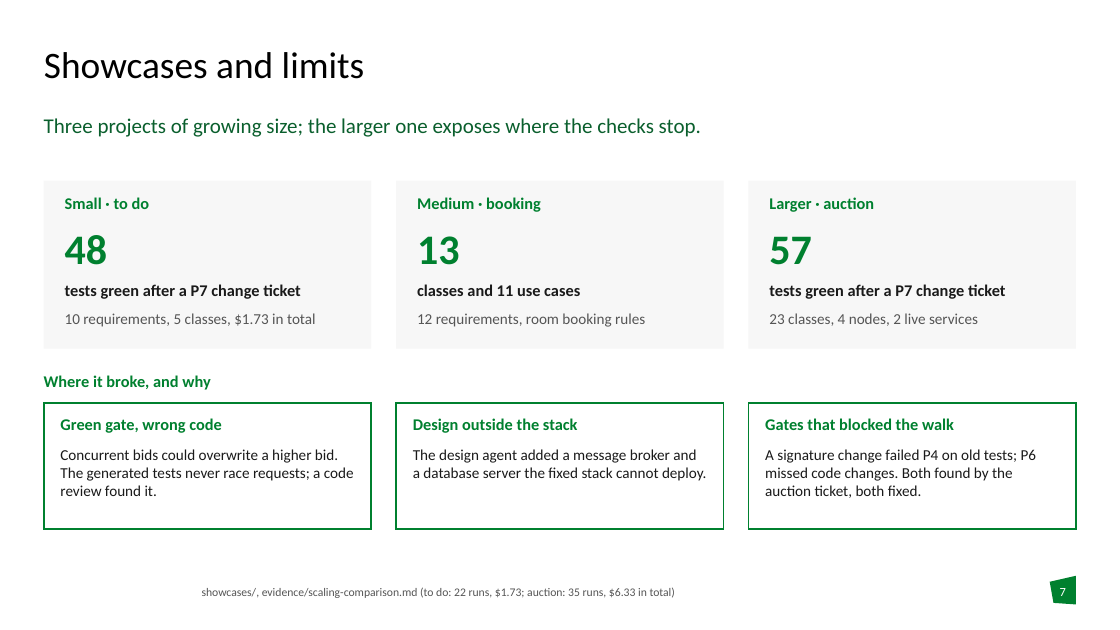
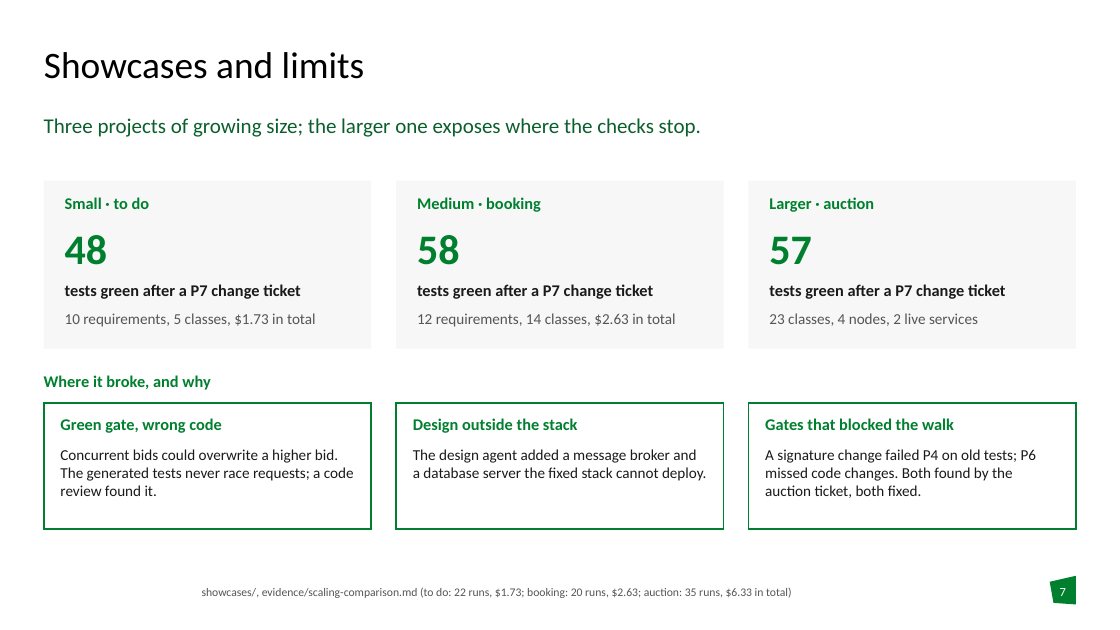
Before and after one commit to Benjam1nP/AISE, a slide deck: slide 7 of presentation/AISE-presentation.pptx. Drawn at 1120x630 pixels with LibreOffice and Linux fonts; fonts in the diff are those of the drawing; background and template pictures are left out. Boxes give left, top, right and bottom in pixels: in the first picture for what was removed or moved away, otherwise in the second. Text is boxed around its words. In the diff, an @@ line names an element or a change of style, - is before the commit and + after.

Commit message:
Deck: final booking numbers on the showcases slide (58 tests, 14 classes, $2.63) (#40)

```diff
--- a/presentation/AISE-presentation.pptx
+++ b/presentation/AISE-presentation.pptx
@@ text at [417, 235, 460, 265]: text changed @@
-13
+58
@@ text at [417, 284, 654, 299]: text changed @@
-classes and 11 use cases
+tests green after a P7 change ticket
@@ text at [417, 313, 676, 327]: text changed @@
-12 requirements, room booking rules
+12 requirements, 14 classes, $2.63 in total
@@ text at [202, 587, 791, 598]: text changed @@
-showcases/, evidence/scaling-comparison.md (to do: 22 runs, $1.73; auction: 35 runs, $6.33 in total)
+showcases/, evidence/scaling-comparison.md (to do: 22 runs, $1.73; booking: 20 runs, $2.63; auction: 35 runs, $6.33 in total)
```
Also in this commit, not shown: 1 other file.
